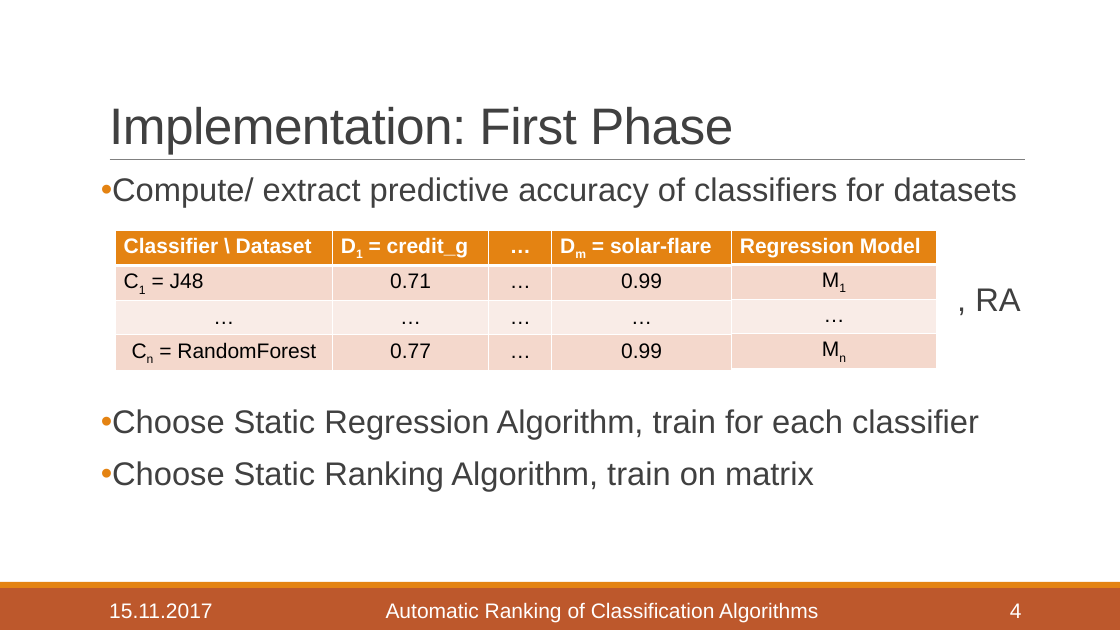
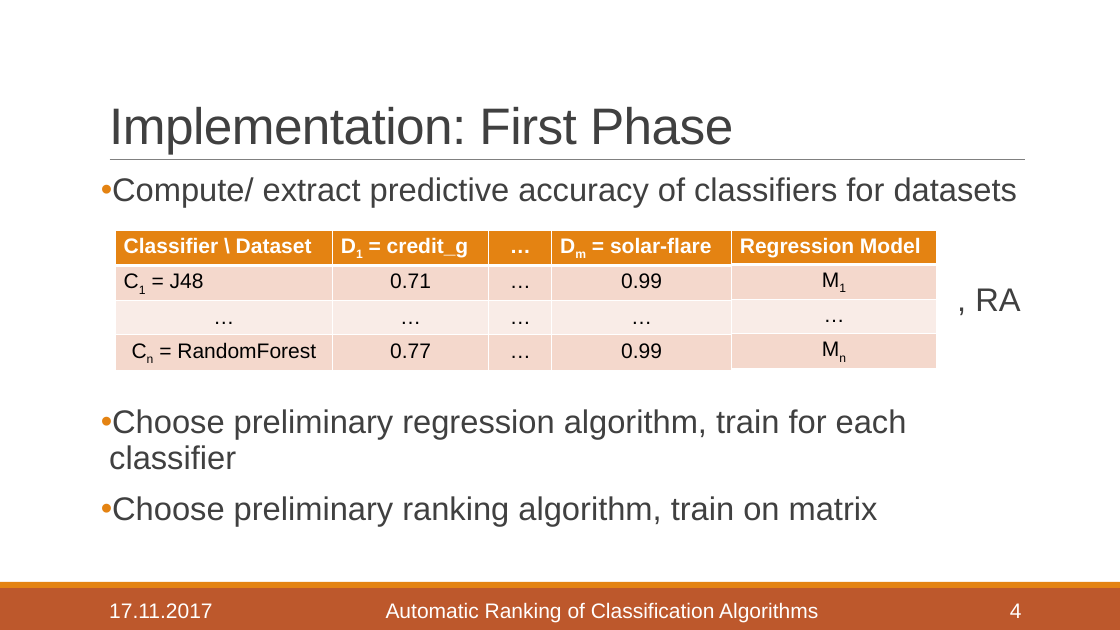
Before and after one commit to helegraf/classifier-auto-rank, a slide deck: slide 4 of Writing/Proposal/Automatic Ranking of Classification Algorithms v3.pptx. Drawn at 1120x630 pixels with LibreOffice and Linux fonts; fonts in the diff are those of the drawing. Boxes give left, top, right and bottom in pixels: in the first picture for what was removed or moved away, otherwise in the second. Text is boxed around its words. In the diff, an @@ line names an element or a change of style, - is before the commit and + after.

```diff
--- a/Writing/Proposal/Automatic Ranking of Classification Algorithms v3.pptx
+++ b/Writing/Proposal/Automatic Ranking of Classification Algorithms v3.pptx
@@ text at (x1=101, y1=409, x2=907, y2=526): text changed @@
-• Choose Static Regression Algorithm, train for each classifier
-• Choose Static Ranking Algorithm, train on matrix
+• Choose preliminary regression algorithm, train for each classifier
+• Choose preliminary ranking algorithm, train on matrix
@@ text at (x1=109, y1=603, x2=213, y2=618): text changed @@
-15.11.2017
+17.11.2017
```
Also in this commit, not shown: 6 other slides changed.
